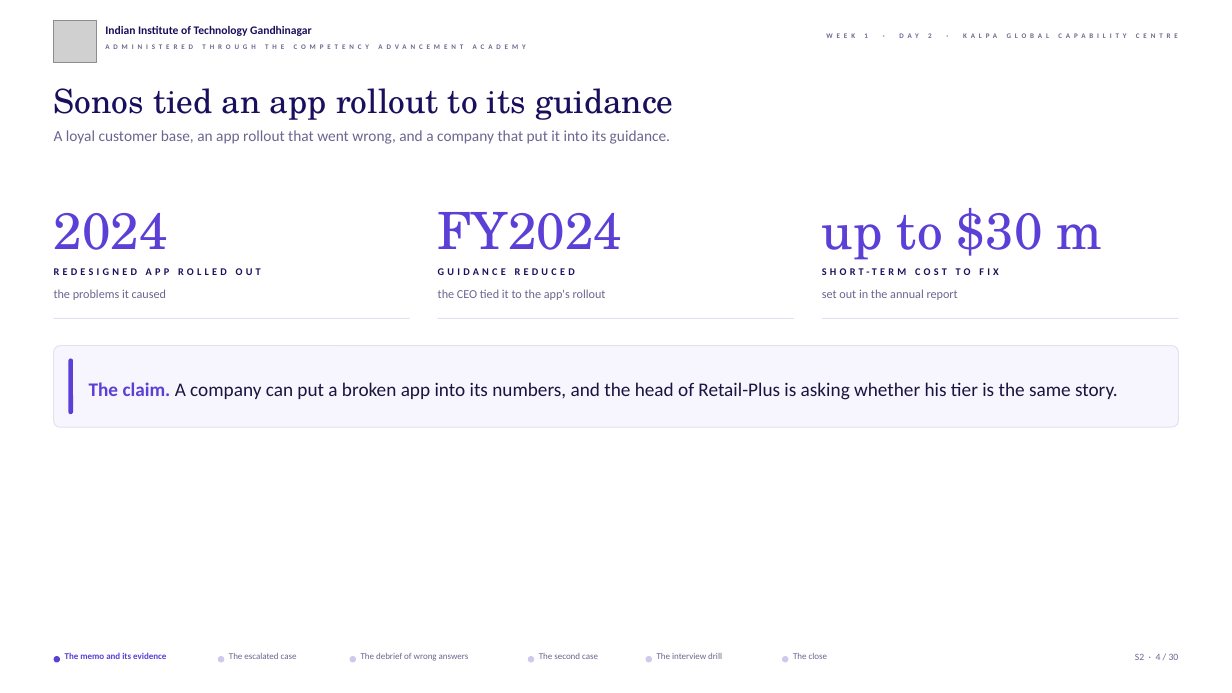
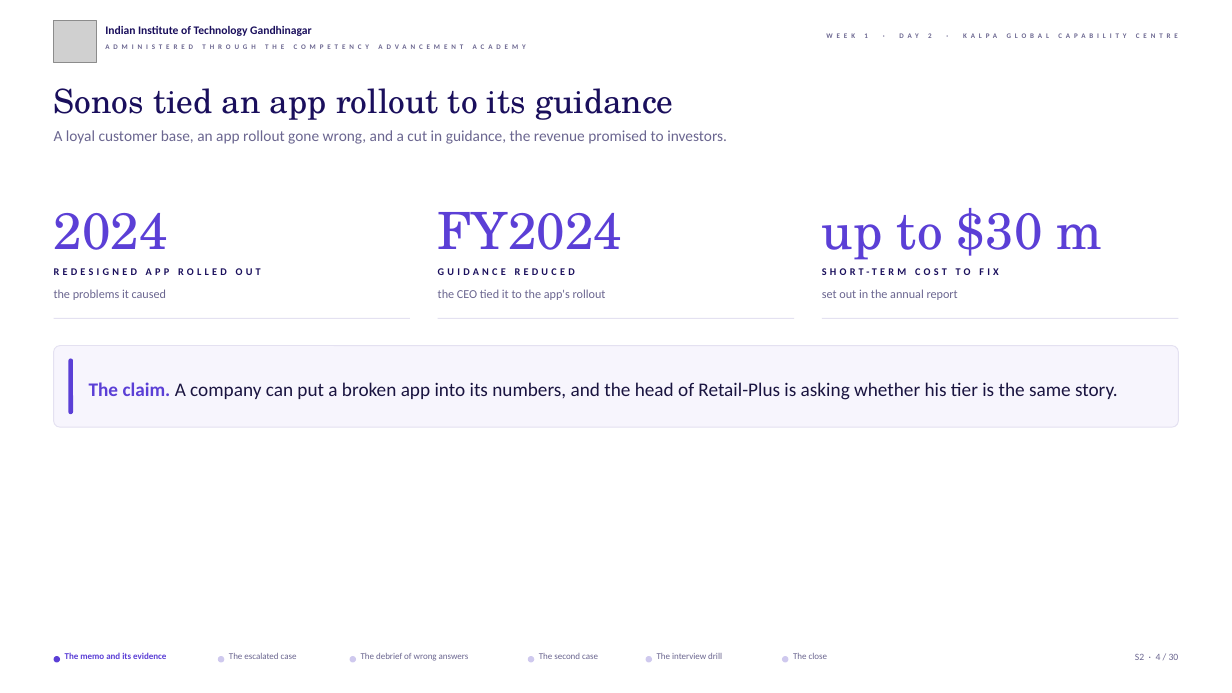
Before and after one commit to fde-academy-lab/c2-content-factory, a slide deck: slide 4 of content/W01/D2/slides/C2_W01_D02_half2_STUDENT.pptx. Drawn at 1232x693 pixels with LibreOffice and Linux fonts; fonts in the diff are those of the drawing; grey boxes stand for pictures; background and template pictures are left out. Boxes give left, top, right and bottom in pixels: in the first picture for what was removed or moved away, otherwise in the second. Text is boxed around its words. In the diff, an @@ line names an element or a change of style, - is before the commit and + after.

```diff
--- a/content/W01/D2/slides/C2_W01_D02_half2_STUDENT.pptx
+++ b/content/W01/D2/slides/C2_W01_D02_half2_STUDENT.pptx
@@ text at box(54, 130, 727, 144): text changed @@
-A loyal customer base, an app rollout that went wrong, and a company that put it into its guidance.
+A loyal customer base, an app rollout gone wrong, and a cut in guidance, the revenue promised to investors.
```
Also in this commit, not shown: 18 other slides changed, 13 other files.
